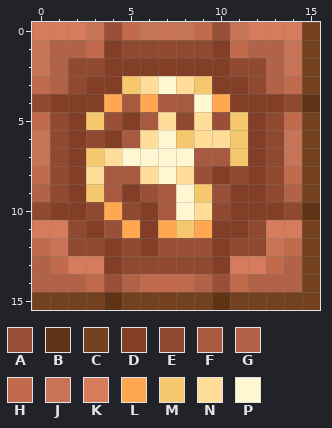
Edited in one commit: pixel-art sprite (config/fancymenu/assets/languages_button_hovered.png). That is the earlier state.
The file is 16x16 pixels. Colours within 5 levels of each other are drawn and written as one.
Palette (. is transparent): A #9a5038  B #5f3315  C #73411f  D #823e27  E #904931  F #a75a40  G #b26247  H #c26b4c  J #c87456  K #d67b5b  L #ffa851  M #f6c86d  N #ffdd99  P #fff7d2
The same view after the edit:
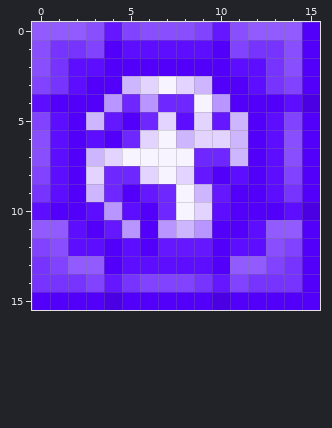
The exact change:
colour A: #9a5038 -> #6518ff
colour B: #5f3315 -> #4b00e3
colour D: #823e27 -> #5300fb
colour E: #904931 -> #5d0dff
colour F: #a75a40 -> #6f27ff
colour G: #b26247 -> #7734ff
colour H: #c26b4c -> #8143ff
colour J: #c87456 -> #894fff
colour K: #d67b5b -> #915bff
colour L: #ffa851 -> #b996ff
colour M: #f6c86d -> #ceb6ff
colour N: #ffdd99 -> #e2d3ff
colour P: #fff7d2 -> #f7f3ff
y 0..3: x 15 C -> D
y 5..9: x 15 C -> D
y 11..14: x 15 C -> D
y 15: x 0..3 CCCC -> DDDD; x 5..9 CCCCC -> DDDDD; x 11..15 CCCCC -> DDDDD
Boxes around the changes in both pictures, in picture pixels (x1, y1, x2, y2):
changed: (32, 22, 320, 310)
